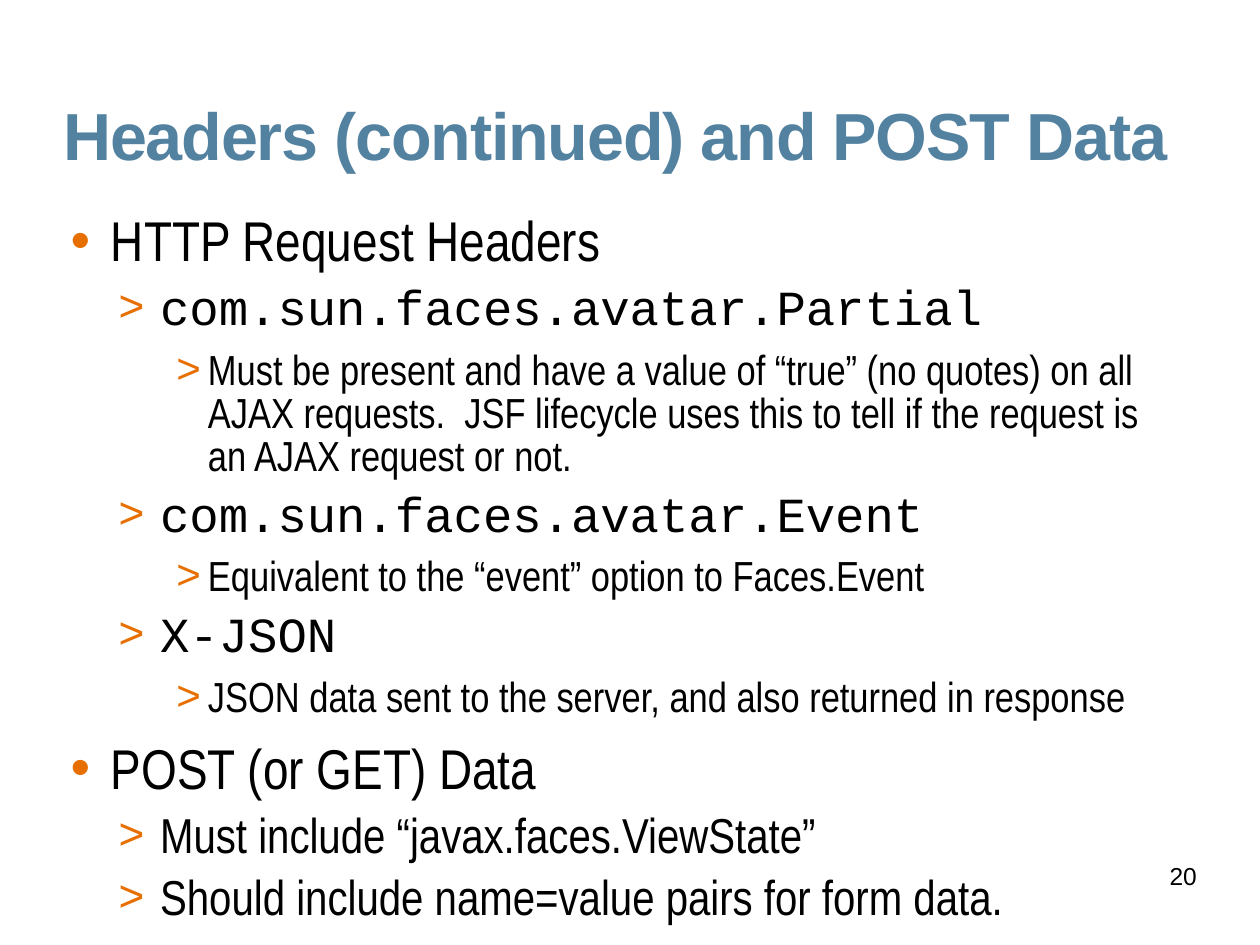
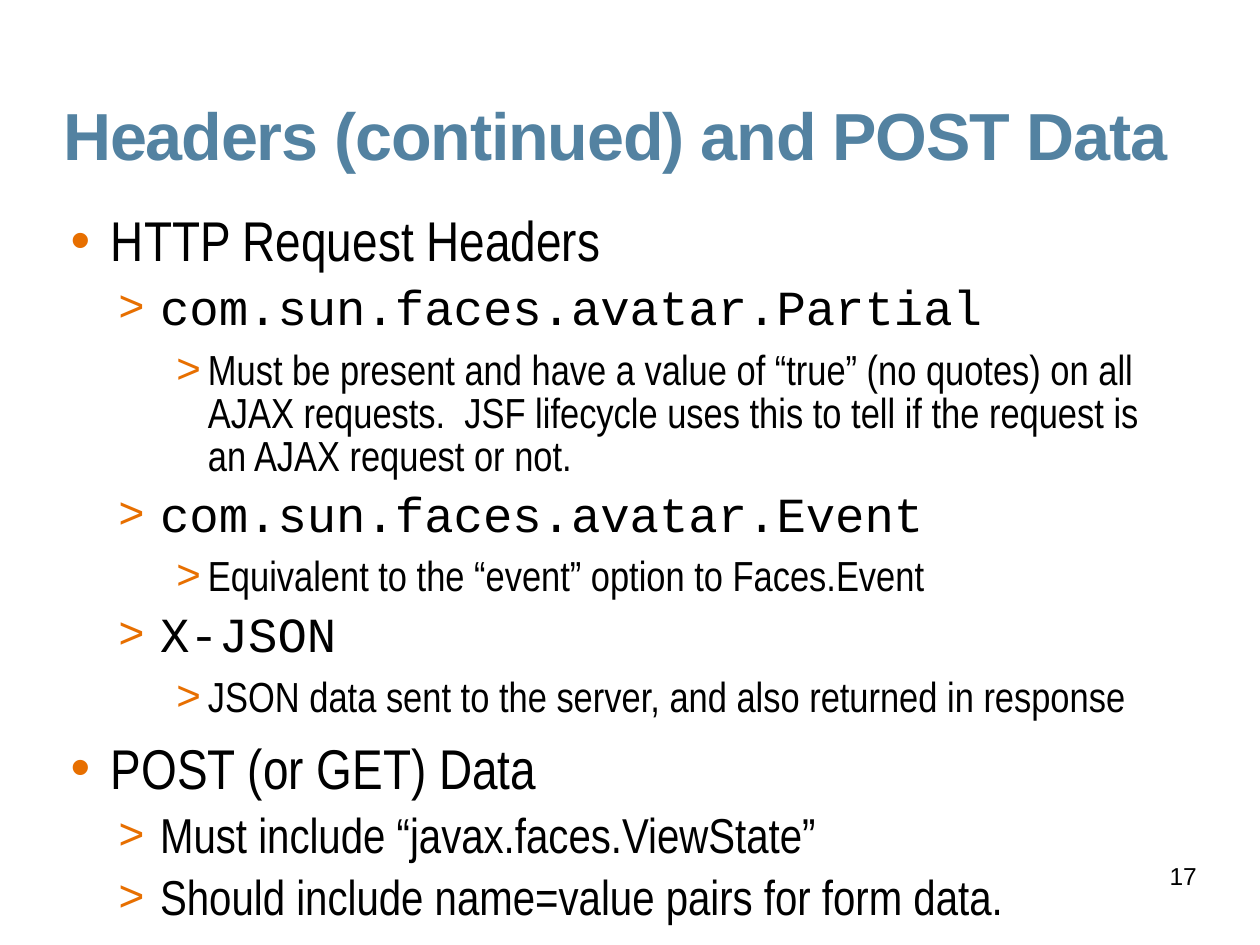
Before and after one commit to javaee/javaserverfaces-extensions, a slide deck: slide 17 of www/slides/dynafaces-advanced.odp (slide 20 before the commit). Drawn at 1260x945 pixels with LibreOffice and Linux fonts; fonts in the diff are those of the drawing; background and template pictures are left out. Boxes give left, top, right and bottom in pixels: in the first picture for what was removed or moved away, otherwise in the second. Text is boxed around its words. In the diff, an @@ line names an element or a change of style, - is before the commit and + after.

```diff
--- a/www/slides/dynafaces-advanced.odp
+++ b/www/slides/dynafaces-advanced.odp
@@ text "HTTP Request Headers" rewrapped from (x1=111, y1=220, x2=1139, y2=925) to (x1=111, y1=220, x2=1139, y2=916) @@
@@ page number at (x1=1170, y1=868, x2=1197, y2=885): text changed @@
-20
+17
```
Also in this commit, not shown: 17 other slides changed, 7 slides added.
